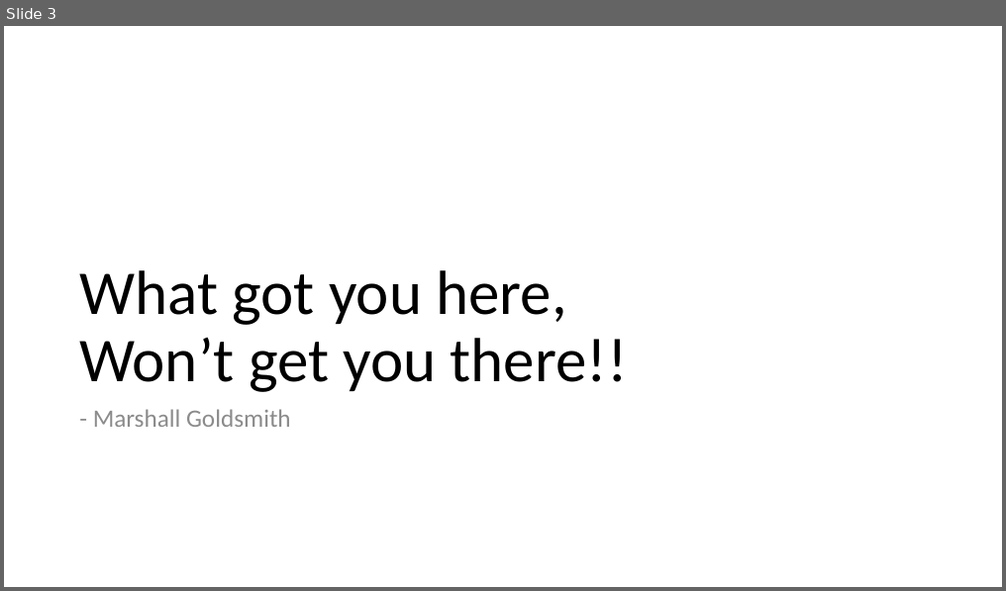
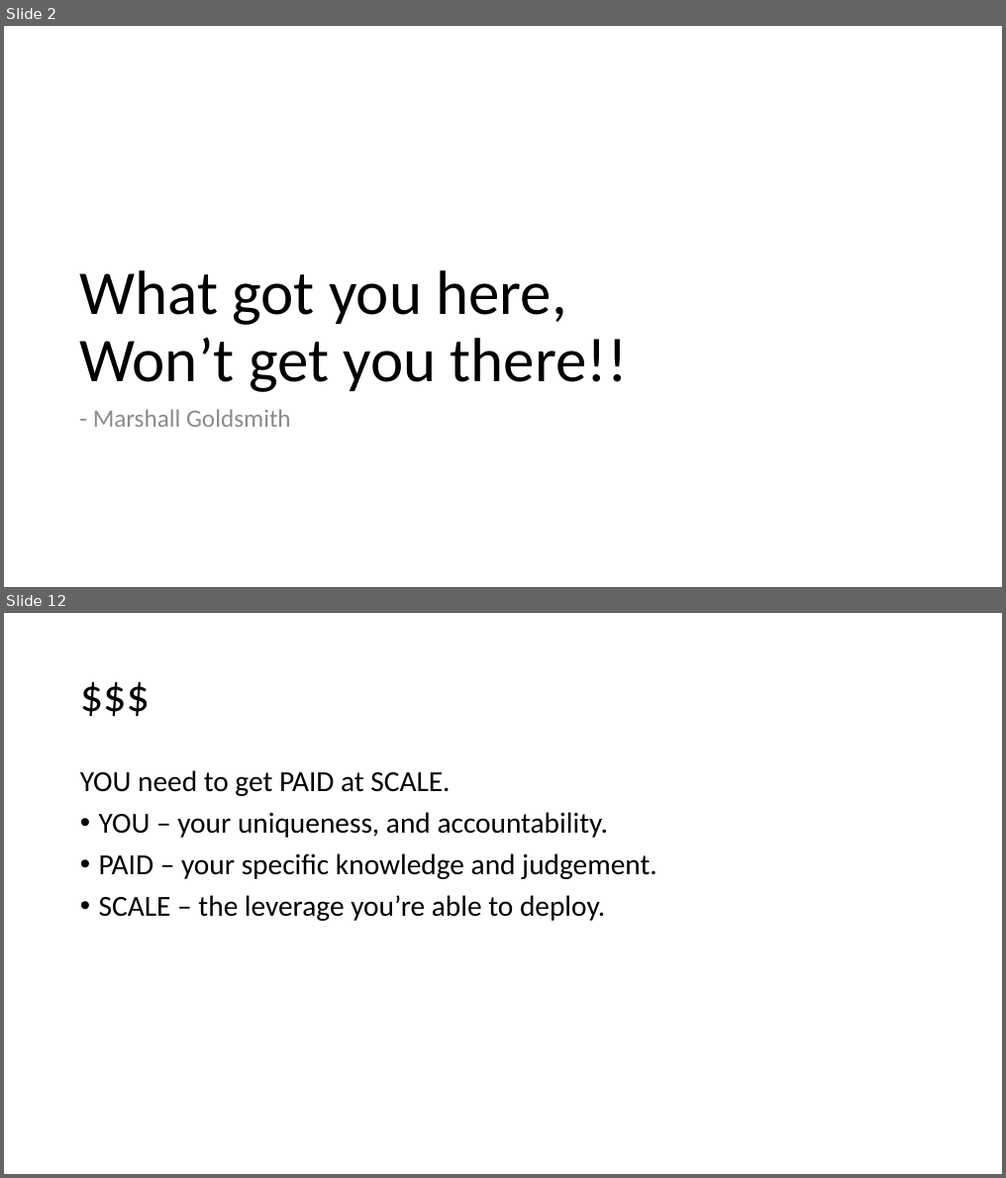
Before and after one commit to yogeshhk/Publications, a slide deck: Talk_EmergingTechnologies_MES_March13.pptx. Shown one above the other, each under a label of ours: slide 3 before the commit, slides 2 and 12 after it; the slides between them are not shown. The pictures are 1006x591 and 1006x1178 pixels, drawn with LibreOffice and Linux fonts; fonts in the diff are those of the drawing. Boxes give left, top, right and bottom in pixels: in the first picture for what was removed or moved away, otherwise in the second. Text is boxed around its words. In the diff, an @@ line names an element or a change of style, - is before the commit and + after.

```diff
--- a/Talk_EmergingTechnologies_MES_March13.pptx
+++ b/Talk_EmergingTechnologies_MES_March13.pptx
@@ slide 12 added at (x1=4, y1=613, x2=1002, y2=1174), background #FFFFFF @@
@@ title added at (x1=73, y1=643, x2=934, y2=752), 44 pt, text #000000 @@
+$$$
@@ text added at (x1=80, y1=770, x2=657, y2=921), 28 pt, text #000000 @@
+YOU need to get PAID at SCALE.
+• YOU – your uniqueness, and accountability.
+• PAID – your specific knowledge and judgement.
+• SCALE – the leverage you’re able to deploy.
@@ what was slide 3 is now slide 2 @@
```
Also in this commit, not shown: 4 slides changed, 7 other slides added, 1 slide removed, 1 other file.
